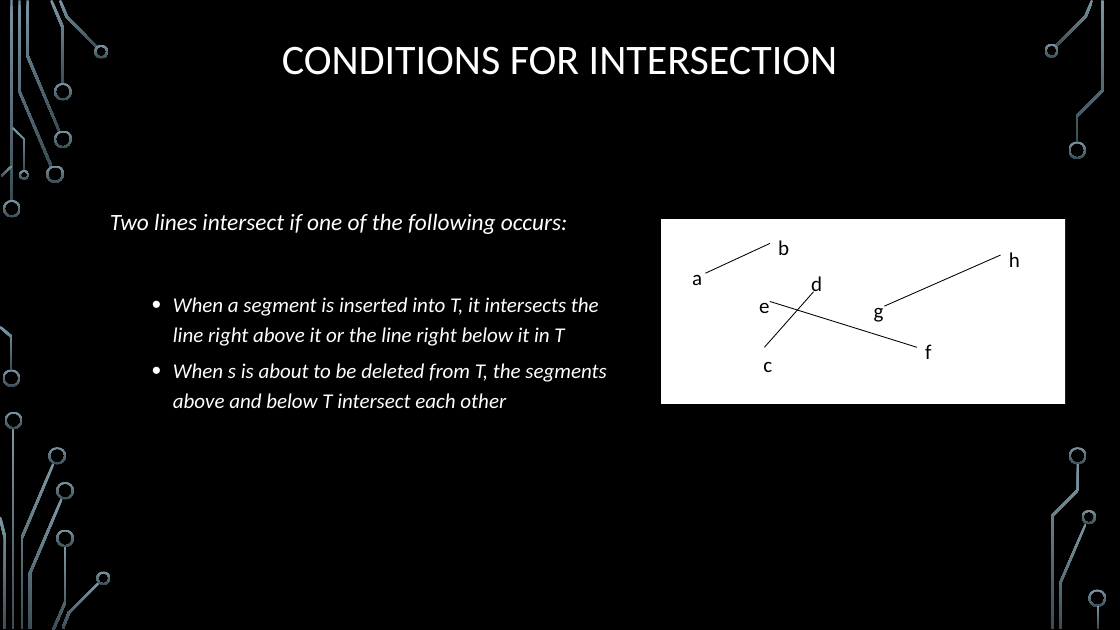
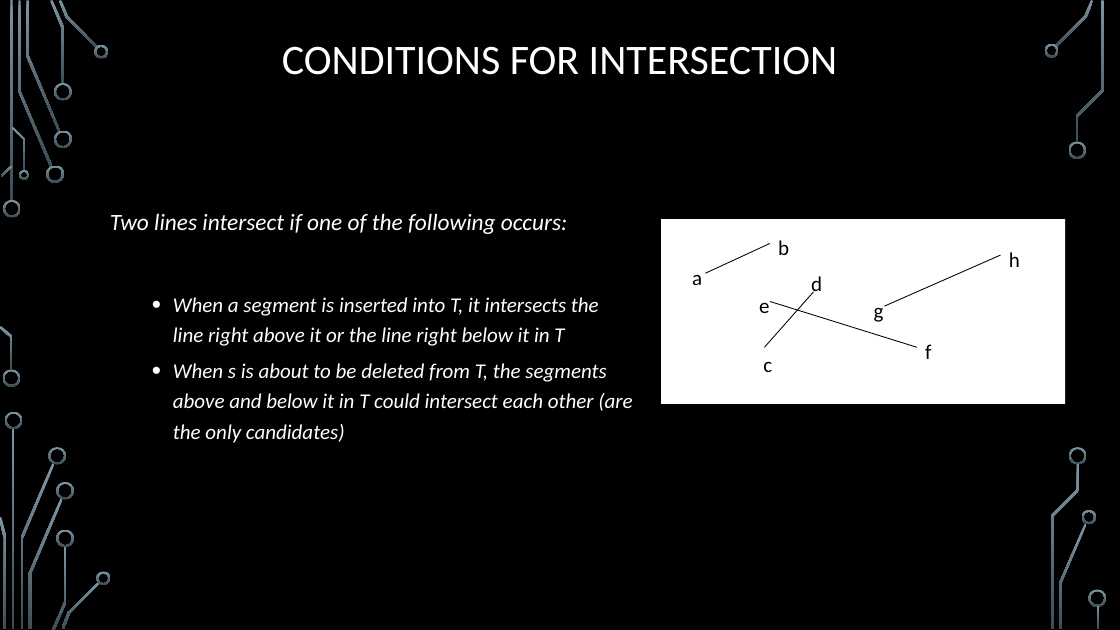
Before and after one commit to janiceeguo/advAlgo, a slide deck: slide 32 of slides/ComputationalGeom-part1-Intersections.pptx (slide 20 before the commit). Drawn at 1120x630 pixels with LibreOffice and Linux fonts; fonts in the diff are those of the drawing; background and template pictures are left out. Boxes give left, top, right and bottom in pixels: in the first picture for what was removed or moved away, otherwise in the second. Text is boxed around its words. In the diff, an @@ line names an element or a change of style, - is before the commit and + after.

```diff
--- a/slides/ComputationalGeom-part1-Intersections.pptx
+++ b/slides/ComputationalGeom-part1-Intersections.pptx
@@ text at [173,363,632,443]: text changed @@
-  • When s is about to be deleted from T, the segments above and below T intersect each other
+  • When s is about to be deleted from T, the segments above and below it in T could intersect each other (are the only candidates)
```
Also in this commit, not shown: 11 slides added, 2 other files.
